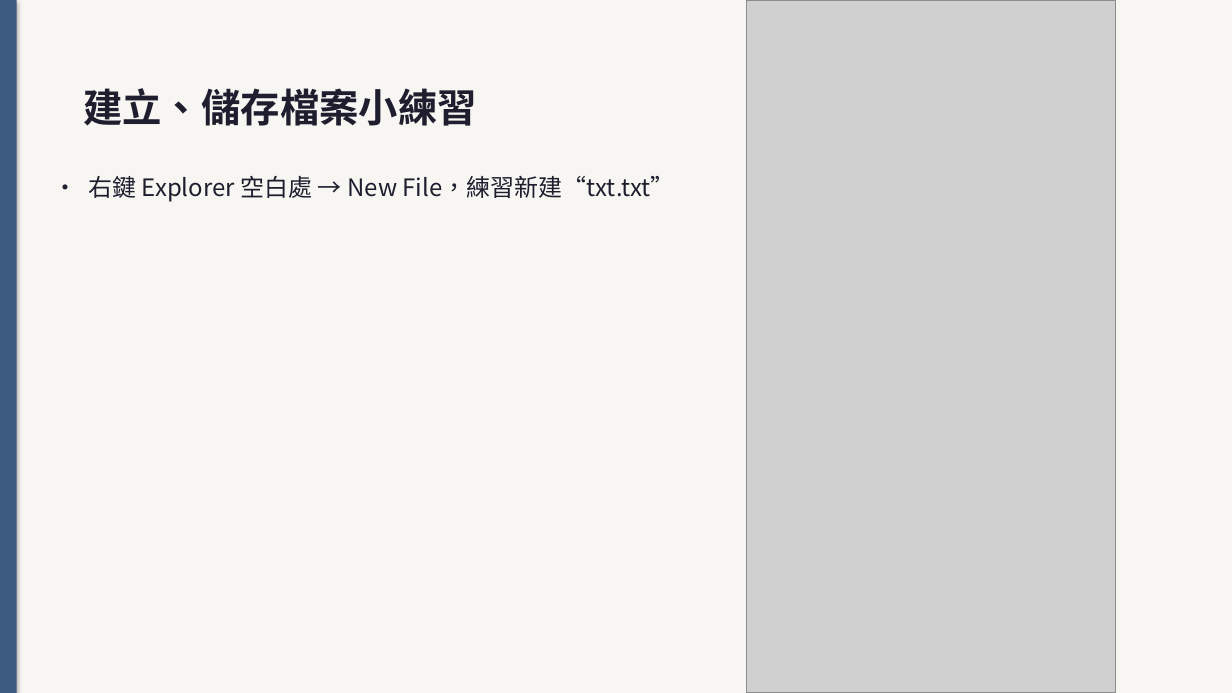
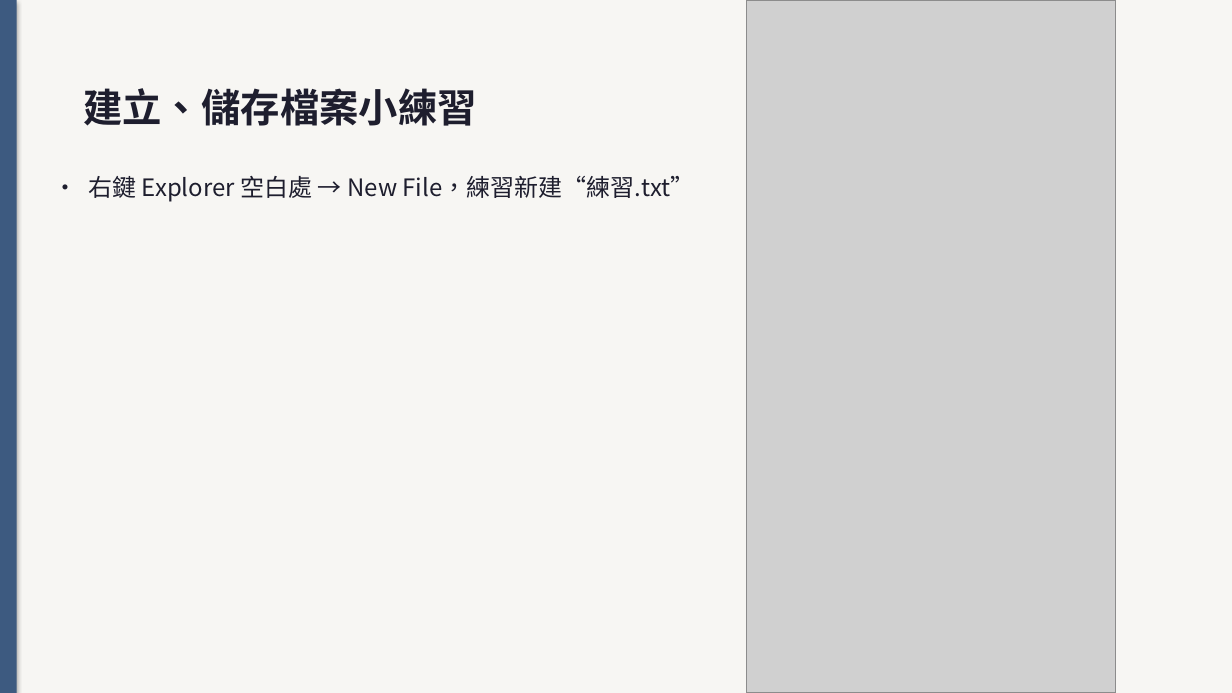
Before and after one commit to bobhsu408/vscode, a slide deck: slide 27 of jo6bj03284504t_6g4a83.pptx. Drawn at 1232x693 pixels with LibreOffice and Linux fonts; fonts in the diff are those of the drawing; grey boxes stand for pictures. Boxes give left, top, right and bottom in pixels: in the first picture for what was removed or moved away, otherwise in the second. Text is boxed around its words. In the diff, an @@ line names an element or a change of style, - is before the commit and + after.

```diff
--- a/jo6bj03284504t_6g4a83.pptx
+++ b/jo6bj03284504t_6g4a83.pptx
@@ text at (x1=88, y1=176, x2=695, y2=202): text changed @@
-• 右鍵 Explorer 空白處 → New File，練習新建“txt.txt”
+• 右鍵 Explorer 空白處 → New File，練習新建“練習.txt”
```
Also in this commit, not shown: 6 other slides changed, 10 slides added, 6 slides removed, 2 other files.
